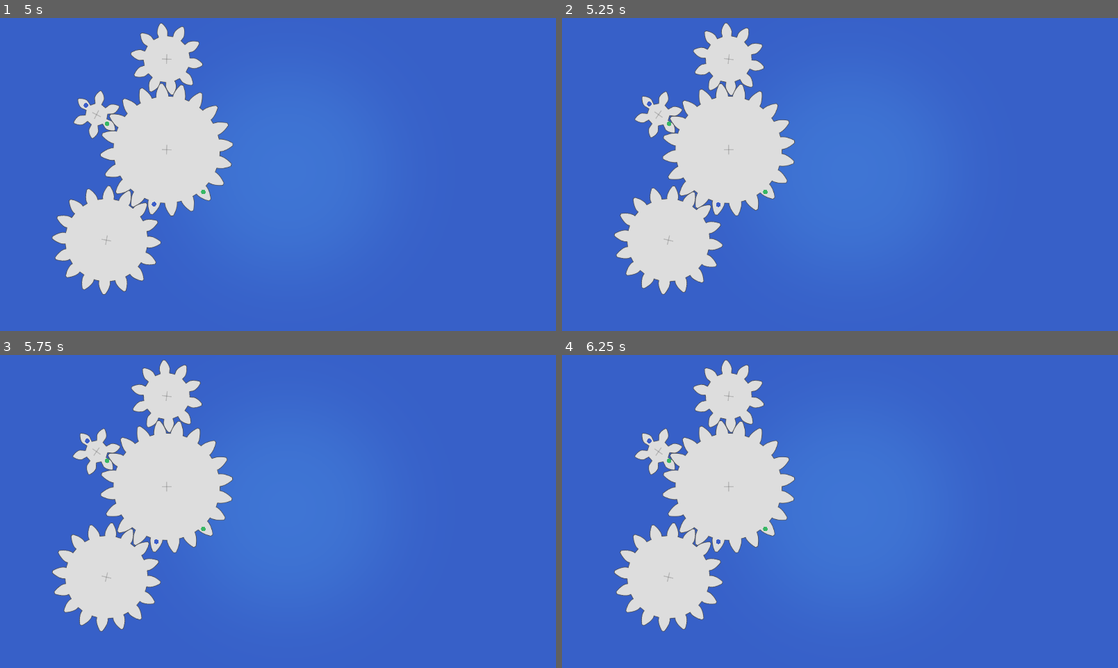
Above: before the commit, frames 1-4 (two rows, left to right).
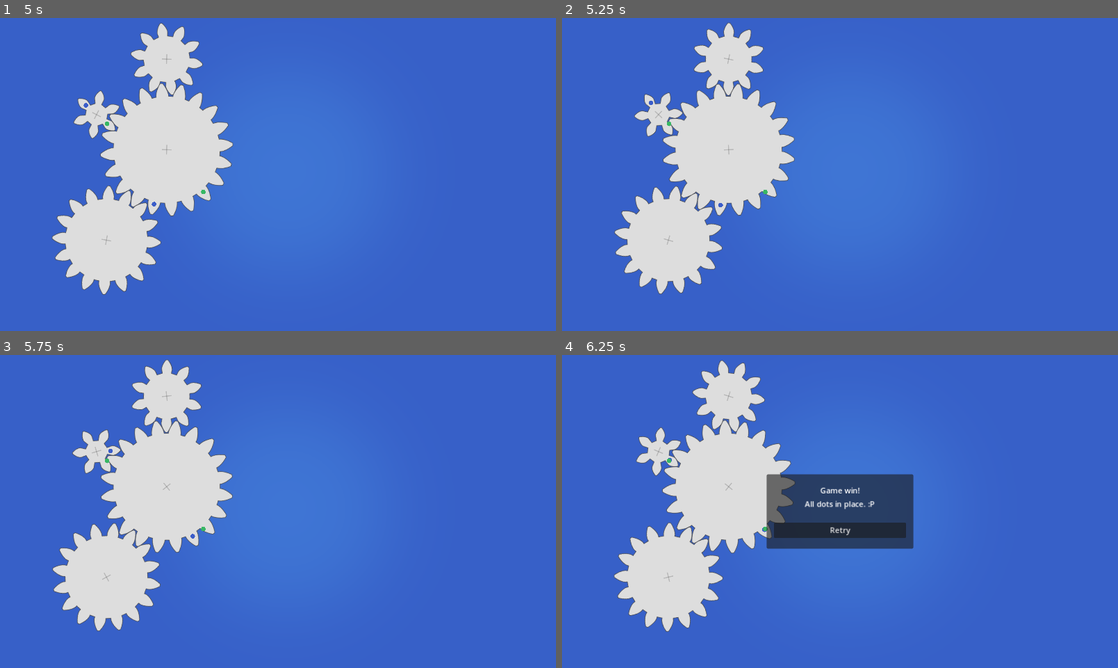
Above: after the commit, the same moments.

Repository: rockgem/yugen-gears
Game: Godot game, scene res://scenes/MainMenu.tscn
The game is run twice, just before and just after one commit, with the same random seed, the same clock (stepped at 60 frames per second) and the same inputs.
Inputs (mouse positions are in pixels of both pictures, inside the frame that each line leads up to):
- Up to frame 1 (5 s): click "Touch the Dot!" at 0.5 s; tap Enter at 1.25, 2.75, 4.25 s; move the mouse to (400, 158) at 1.27 s; click (400, 158) at 1.42 s; tap Space at 2, 3.5 s; move the mouse to (166, 190) at 2.02 s; click (166, 190) at 2.17 s; move the mouse to (333, 105) at 2.77 s; click (333, 105) at 2.92 s; move the mouse to (250, 237) at 3.52 s; click (250, 237) at 3.67 s; move the mouse to (444, 221) at 4.27 s; click (444, 221) at 4.42 s
- Up to frame 2 (5.25 s): tap Space at 5 s; move the mouse to (673, 127) at 5.02 s; click (673, 127) at 5.17 s
- Up to frame 3 (5.75 s): no input
- Up to frame 4 (6.25 s): move the mouse to (867, 511) at 5.77 s; click (867, 511) at 5.92 s

Frame 1 is identical in both runs. In frame 2, 2.7% of the frame differs, in the area x 9-42%, y 1-89%; in frame 3, 2.8%; in frame 4, 9.7%, in the area x 9-64%, y 1-89%.
Error in both runs: Invalid access to property or key 'data' on a base object of type 'Nil'. (res://scenes/Main.gd:60)

Commit message:
adding parameters to control target soeed, gear speed, and spawn time

Diff:
--- a/actors/Gear.gd
+++ b/actors/Gear.gd
@@ -73,7 +73,7 @@
 	if is_rotating:
 		var connected_gears = $Area2D.get_overlapping_areas()
 
-		rotation_degrees += data['speed'] * gear_rotation_direction
+		rotation_degrees += data['speed'] * gear_rotation_direction * ManagerGame.config_data['gear_speed_mult']
 
 		for gear in connected_gears:
 			gear.get_parent().chain_rotate(gear_rotation_direction, null)
@@ -111,7 +111,7 @@
 
 	var connected_gears = $Area2D.get_overlapping_areas()
 
-	rotation_degrees += data['speed'] * gear_rotation_direction
+	rotation_degrees += data['speed'] * gear_rotation_direction * ManagerGame.config_data['gear_speed_mult']
 
 	for gear in connected_gears:
 		if gear.get_parent() == ManagerGame.currently_clicked_gear or gear.get_parent() == self:
--- a/reso/config.json
+++ b/reso/config.json
@@ -1,4 +1,5 @@
 {
 	"enemy_spawn_time": 10.0,
-	"target_speed": 20.0
+	"target_speed": 20.0,
+	"gear_speed_mult": 2.0,
 }
